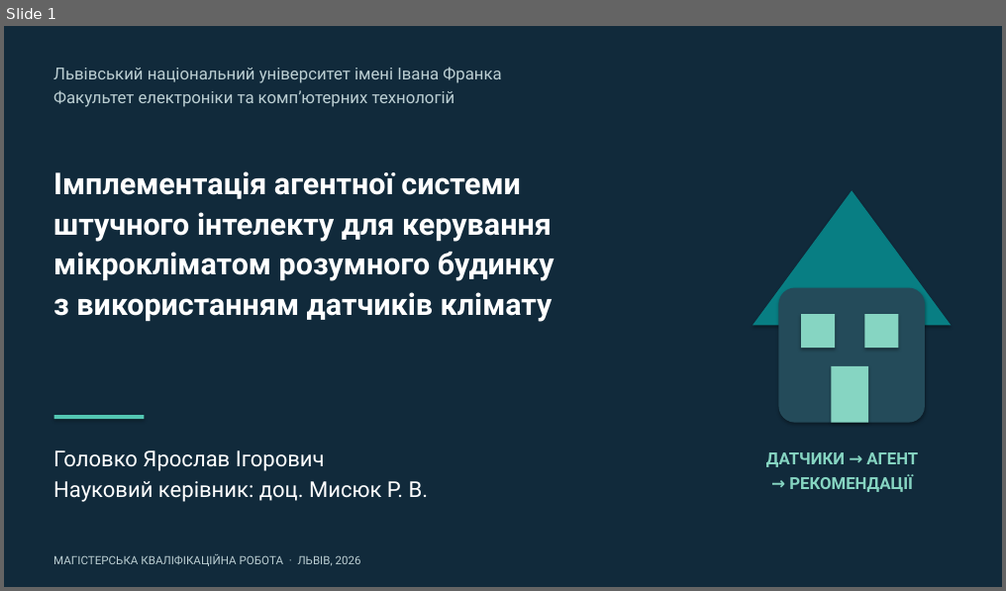
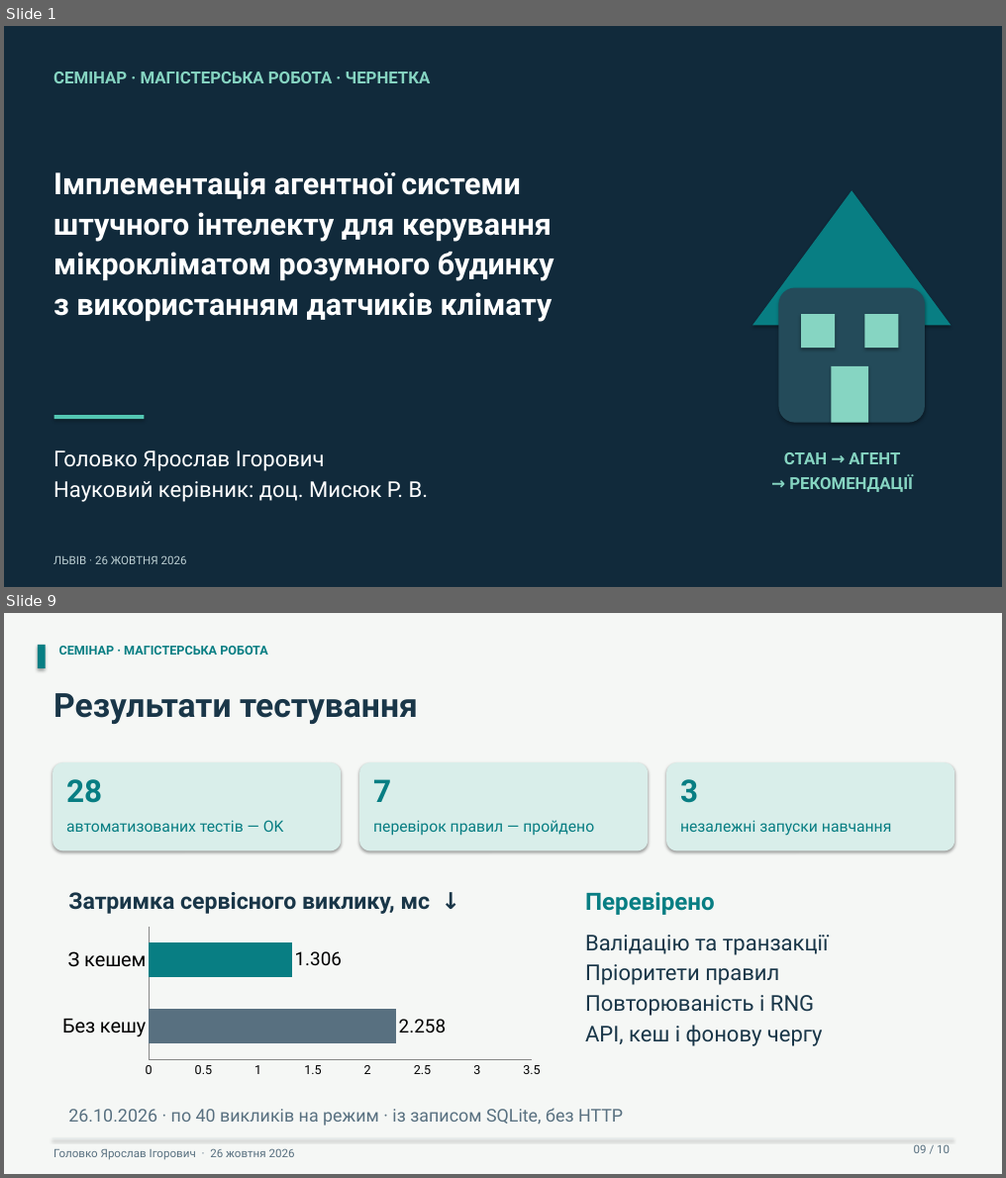
Before and after one commit to Lowckick/ai_house_model, a slide deck: docs/presentation/presentation.pptx. Shown one above the other, each under a label of ours: slide 1 before the commit, slides 1 and 9 after it; the slides between them are not shown. The pictures are 1006x591 and 1006x1178 pixels, drawn with LibreOffice and Linux fonts; fonts in the diff are those of the drawing. Boxes give left, top, right and bottom in pixels: in the first picture for what was removed or moved away, otherwise in the second. Text is boxed around its words. In the diff, an @@ line names an element or a change of style, - is before the commit and + after.

```diff
--- a/docs/presentation/presentation.pptx
+++ b/docs/presentation/presentation.pptx
@@ slide 9 added at (4, 613, 1002, 1174), background #F5F7F5 @@
@@ rectangle added at (38, 645, 46, 668), fill #087E83 @@
@@ text added at (59, 646, 267, 655), 12 pt, text #087E83, bold @@
+СЕМІНАР · МАГІСТЕРСЬКА РОБОТА
@@ text added at (54, 693, 418, 724), 32 pt, text #193648, bold @@
+Результати тестування
@@ rounded rectangle added at (53, 762, 341, 851), fill #D9EEEA @@
@@ text added at (66, 779, 102, 803), 30 pt, text #087E83, bold @@
+28
@@ rounded rectangle added at (359, 762, 648, 851), fill #D9EEEA @@
@@ text added at (373, 779, 391, 802), 30 pt, text #087E83, bold @@
+7
@@ rounded rectangle added at (666, 762, 954, 851), fill #D9EEEA @@
@@ text added at (680, 779, 698, 803), 30 pt, text #087E83, bold @@
+3
@@ text added at (66, 820, 284, 832), 15 pt, text #087E83 @@
+автоматизованих тестів — OK
@@ text added at (373, 820, 594, 836), 15 pt, text #087E83 @@
+перевірок правил — пройдено
@@ text added at (680, 820, 891, 836), 15 pt, text #087E83 @@
+незалежні запуски навчання
@@ text added at (68, 892, 431, 914), 22 pt, text #193648, bold @@
+Затримка сервісного виклику, мс ↓
@@ text added at (585, 892, 715, 915), 23 pt, text #087E83, bold @@
+Перевірено
@@ bar chart added at (53, 924, 550, 1081) @@
+categories: Без кешу, З кешем
+Series 1: 2.258, 1.306
@@ text added at (585, 935, 829, 1047), 21 pt, text #193648 @@
+Валідацію та транзакції
+Пріоритети правил
+Повторюваність і RNG
+API, кеш і фонову чергу
@@ text added at (68, 1108, 623, 1126), 17 pt, text #587080 @@
+26.10.2026 · по 40 викликів на режим · із записом SQLite, без HTTP
@@ rectangle added at (53, 1139, 953, 1140), fill #E4EAEB @@
@@ text added at (914, 1145, 949, 1154), 11 pt, text #587080 @@
+09 / 10
@@ text added at (54, 1149, 295, 1160), 11 pt, text #587080 @@
+Головко Ярослав Ігорович · 26 жовтня 2026
@@ slide 1 changed as well @@
@@ text at (54, 72, 431, 83): text changed; text colour #BCCFD3 to #86D5C2; bold on @@
-Львівський національний університет імені Івана Франка
-Факультет електроніки та комп’ютерних технологій
+СЕМІНАР · МАГІСТЕРСЬКА РОБОТА · ЧЕРНЕТКА
@@ text at (784, 453, 900, 465): text changed @@
-ДАТЧИКИ → АГЕНТ
+СТАН → АГЕНТ
@@ text at (54, 556, 187, 565): text changed @@
-МАГІСТЕРСЬКА КВАЛІФІКАЦІЙНА РОБОТА · ЛЬВІВ, 2026
+ЛЬВІВ · 26 ЖОВТНЯ 2026
```
Also in this commit, not shown: 2 other slides changed, 6 other slides added, 7 slides removed, 10 other files.
